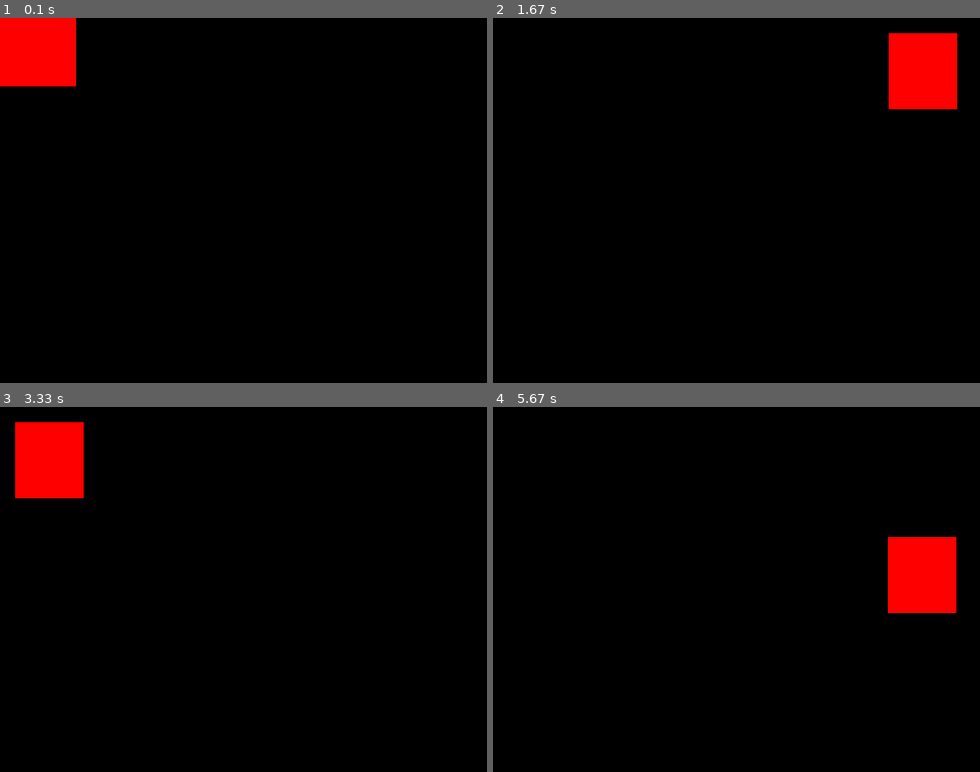
Above: before the commit, frames 1-4 (two rows, left to right).
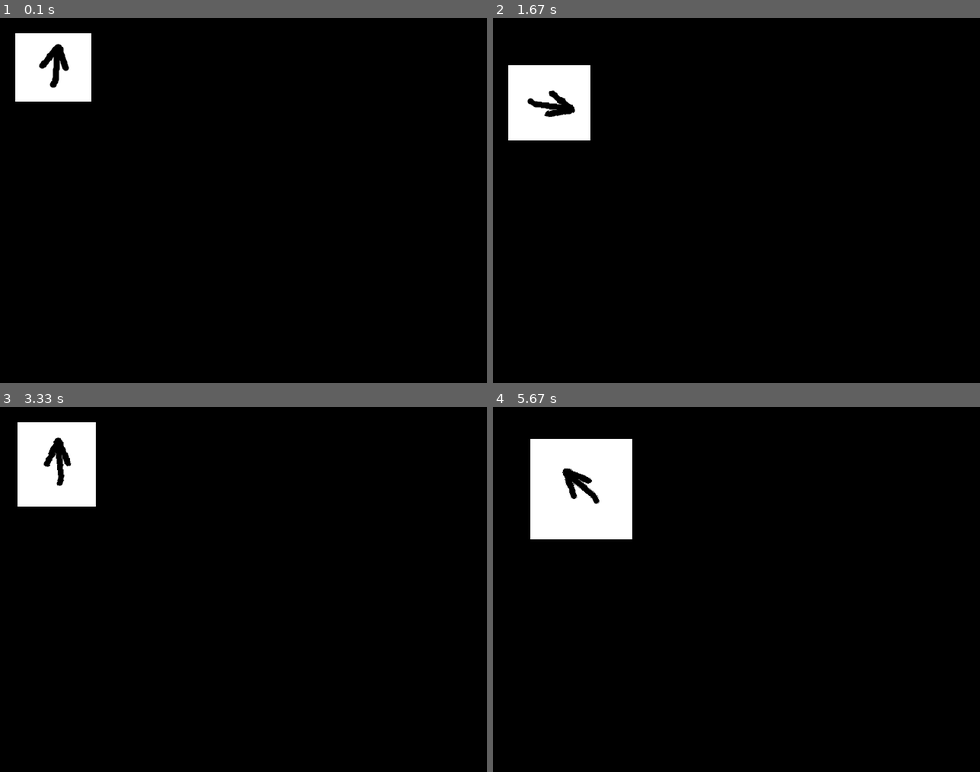
Above: after the commit, the same moments.

Repository: smarzony/pygame_racing
Game: pygame game, started from main.py
The game is run twice, just before and just after one commit, with the same random seed, the same clock (stepped at 60 frames per second) and the same inputs.
Inputs:
- Up to frame 1 (0.1 s): no input
- Up to frame 2 (1.67 s): hold Right 0.33-0.8 s; hold Up 0.83-1.13 s; hold Right 1.17-1.63 s
- Up to frame 3 (3.33 s): hold Left 1.67-2.2 s; hold Down 2.23-2.53 s; hold Left 2.57-2.97 s; hold Up from 3 s (still down)
- Up to frame 4 (5.67 s): release Up at 3.37 s; hold Right 3.4-4.03 s; hold Down 4.07-4.43 s; hold Left 4.47-4.93 s; hold Right 4.97-5.43 s; hold Up from 5.47 s (still down)

The runs differ from the first frame. In frame 1, 4.0% of the frame differs, in the area x 0-19%, y 0-23%; in frame 2, 6.1%; in frame 3, 3.8%; in frame 4, 8.4%, in the area x 7-96%, y 8-57%.

Commit message:
polar coordinates

Diff:
--- a/main.py
+++ b/main.py
@@ -4,28 +4,28 @@
 
 SCREEN_WIDTH = 640
 SCREEN_HEIGHT = 480
+KOLOR = (255, 0, 0)
 
 pygame.init()
 # definiowanie okna gry
 win = pygame.display.set_mode((SCREEN_WIDTH, SCREEN_HEIGHT))
 # wyświetlanie okna gry
 pygame.display.set_caption("Moja Gra")
-player = Player_Class(width=100, height=100, pos_x=0, pos_y=0, rotation=0, window_size=(SCREEN_WIDTH, SCREEN_HEIGHT))
 
+img_path = 'img/player1.png'
+playerImg = pygame.image.load(img_path)
+
+player = Player_Class(parent=win, width=100, height=100, pos_x=0, pos_y=0, rotation=0, window_size=(SCREEN_WIDTH, SCREEN_HEIGHT), color=KOLOR, img=playerImg)
+playerImg = pygame.transform.scale(playerImg, (player.width, player.height))
 
 run = True
-# pętla główna
-#definiujemy zmienne
-KOLOR = (255, 0, 0)
-x = 10
-y = 30
-rect_width = 100
-rect_height = 100
 rect_small = False
-krok = 1
+
+player.pos_step = 0.2
 
 rect_pulse_timer = now()
 screen_refresh_timer = now()
+print_debug_timer = now()
 
 while run:
     win.fill((0,0,0))
@@ -35,18 +35,31 @@
             run = False
 
     keys = pygame.key.get_pressed()
-    if keys[pygame.K_LEFT] :
-        player.move(-player.pos_step, 0)
+    if True in keys:
+        if keys[pygame.K_LEFT] :
+            # player.set_pos(-player.pos_step, 0)
+            player.rotate("R")
+
+        if keys[pygame.K_RIGHT] :
+            # player.set_pos(player.pos_step, 0)
+            player.rotate("L")
+
+        if keys[pygame.K_UP] :
+            # player.set_pos(0, -player.pos_step)
+            player.move('FWD')
+
+        if keys[pygame.K_DOWN] :
+            # player.set_pos(0, player.pos_step)
+            player.move('BWD')
+
+        # if keys[pygame.K_RCTRL] :
+        #     # player.rotate("R")
+
+        # if keys[pygame.K_KP0] :
+        #     # player.rotate("L")
+
         pygame.time.delay(1)
-    if keys[pygame.K_RIGHT] :
-        player.move(player.pos_step, 0)
-        pygame.time.delay(1)
-    if keys[pygame.K_UP] :
-        player.move(0, -player.pos_step)
-        pygame.time.delay(1)
-    if keys[pygame.K_DOWN] :
-        player.move(0, player.pos_step)
-        pygame.time.delay(1)
+
 
 
     if actual_time - rect_pulse_timer > 1:
@@ -60,9 +73,18 @@
         player.width = 100
         player.height = 90
 
-    pygame.draw.rect(win, KOLOR, (player.pos_x, player.pos_y, player.width, player.height))
+
+    if actual_time - print_debug_timer > 0.5:
+        print_debug_timer = actual_time
+        # print('rotation:', player.rotation)
+
+
 
     if actual_time - screen_refresh_timer > 1/60:
         screen_refresh_timer = actual_time
 
+        playerImg = pygame.image.load(img_path)
+        playerImg = pygame.transform.scale(playerImg, (player.width, player.height))
+        playerImg = pygame.transform.rotate(playerImg, player.rotation)
+        win.blit(playerImg, (player.pos_x, player.pos_y))
         pygame.display.update()
--- a/player_class.py
+++ b/player_class.py
@@ -1,17 +1,22 @@
+import math
+
 class Player_Class():
-    def __init__(self, height, width, pos_x, pos_y, rotation, window_size):
+    def __init__(self, parent, window_size, height, width, pos_x, pos_y, rotation, color, img):
+        self.parent = parent
         self.height = height
         self.width = width
         self.pos_x = pos_x
         self.pos_y = pos_y
         self.pos_step = 1
+        self.rotation_step = 0.5
         self.rotation = rotation
         self.window_size = window_size
+        self.color = color
+        self.img = img
+        self.vector = [0, 0]
+        self.check_boundaries()
 
-    def move(self, x, y):
-        self.pos_x += x
-        self.pos_y += y
-
+    def check_boundaries(self):
         if self.pos_x > self.window_size[0] - 120:
             self.pos_x = self.window_size[0] - 120
 
@@ -24,5 +29,36 @@
         elif self.pos_y < 20:
             self.pos_y = 20
 
-    def rotate(self, angle):
-        self.rotation += angle
+        if self.rotation > 360:
+            self.rotation -= 360
+
+        elif self.rotation < 0:
+            self.rotation += 360
+
+    def set_pos(self, x, y):
+        self.pos_x += x
+        self.pos_y += y
+        self.check_boundaries()
+
+    def rotate(self, dir):
+        if dir == "L":
+            self.rotation -= self.rotation_step
+        else:
+            self.rotation += self.rotation_step
+
+        self.check_boundaries()
+
+
+    def move(self, direction):
+        self.vector = [0, 0]
+        self.vector[0] = self.pos_step * math.cos(math.radians(self.rotation - 90))
+        self.vector[1] = self.pos_step * math.sin(math.radians(self.rotation - 90))
+
+        if direction == 'FWD':
+            self.pos_x -= self.vector[0]
+            self.pos_y += self.vector[1]
+        else:
+            self.pos_x += self.vector[0]
+            self.pos_y -= self.vector[1]
+
+        self.check_boundaries()
Binary file added: img/player.png
Binary file added: img/player1.png
